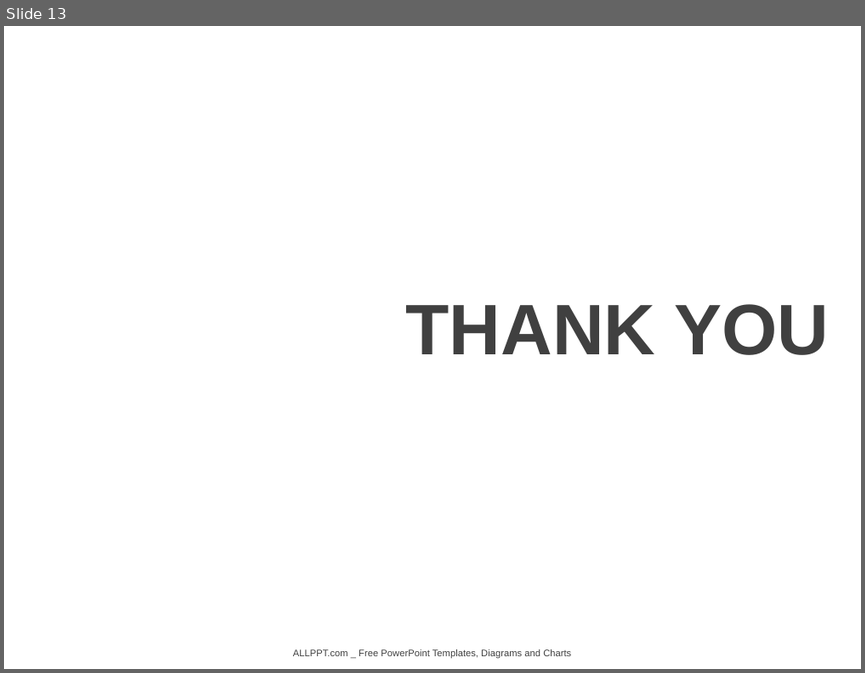
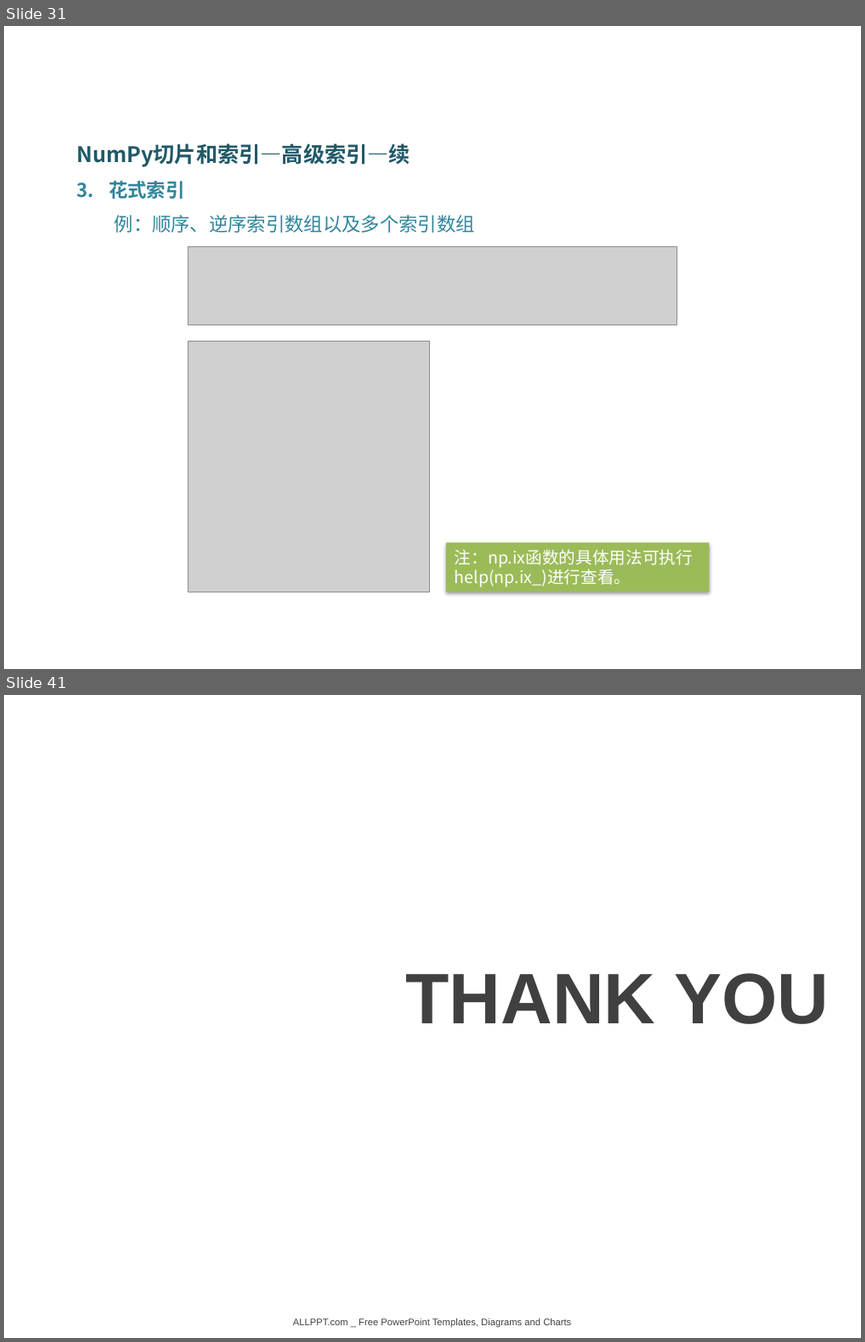
Before and after one commit to DataScienceCoding/Python-Data-Analysis, a slide deck: Python-Data-Analysis.pptx. Shown one above the other, each under a label of ours: slide 13 before the commit, slides 31 and 41 after it; the slides between them are not shown. The pictures are 865x673 and 865x1342 pixels, drawn with LibreOffice and Linux fonts; fonts in the diff are those of the drawing; grey boxes stand for pictures; background and template pictures are left out. Boxes give left, top, right and bottom in pixels: in the first picture for what was removed or moved away, otherwise in the second. Text is boxed around its words. In the diff, an @@ line names an element or a change of style, - is before the commit and + after.

```diff
--- a/Python-Data-Analysis.pptx
+++ b/Python-Data-Analysis.pptx
@@ slide 31 added at (4,26,861,669), background picture (left out) @@
@@ text added at (76,143,475,233), 16 pt, text #31859C, bold @@
+NumPy切片和索引—高级索引—续
+3. 花式索引
+例：顺序、逆序索引数组以及多个索引数组
@@ picture added at (188,246,676,324) @@
@@ picture added at (188,340,430,591) @@
@@ rectangle added at (446,543,710,591), fill #9BBB59, 14 pt, text #FFFFFF @@
+注：np.ix函数的具体用法可执行help(np.ix_)进行查看。
@@ what was slide 13 is now slide 41 @@
```
Also in this commit, not shown: 27 other slides added, 5 other files.
